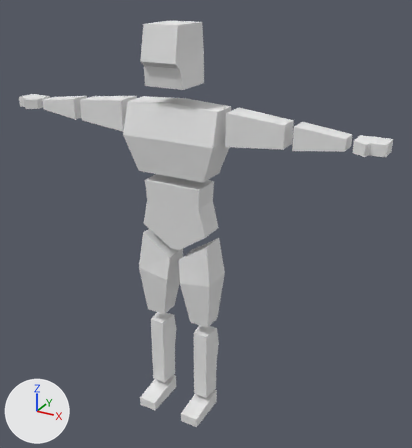
The Blender file Models/runner_verylowpoly.basicshape.blend: old version first, new version second.
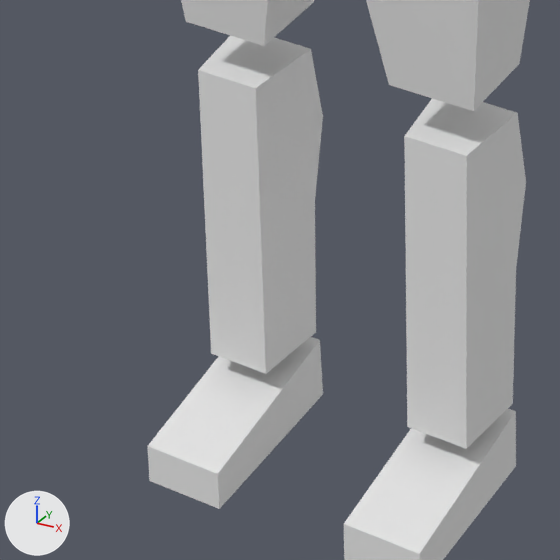
Each version is shown whole from a 50 mm lens placed at (7.17, -11.65, 11.68), pointed at (0.59, 0.3, 5.7), then close up on the part from 27% to 55% of the width and 68% to 94% of the height. Lighting does not change. The marker at lower left points along +X, +Y and +Z.
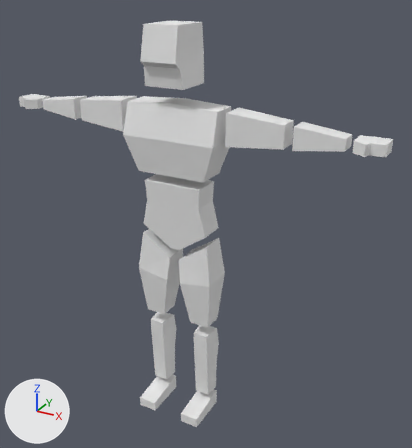
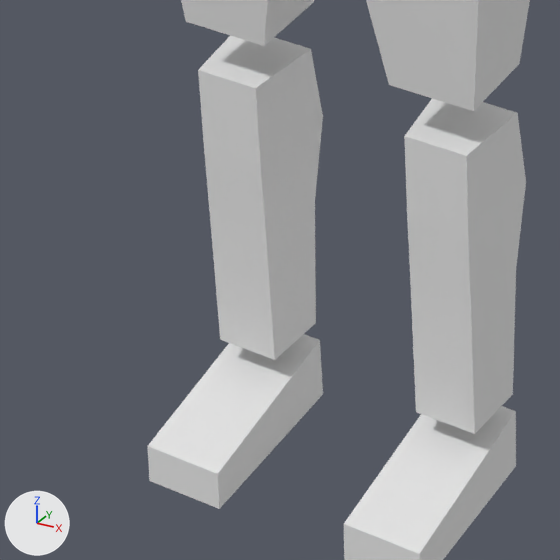
Pixel boxes [x1, y1, x2, y2] of what changed, in the close-ups (560 x 560 px; the box of a moved part takes in the faces that stretch with it):
'Cube', reshaped, modifiers changed
    both: [147, 0, 530, 560]
part 1 of me_cube, added
    after: [147, 334, 323, 509]
part 2 of me_cube, added
    after: [198, 36, 323, 360]
part 3 of me_cube, moved or reshaped
    before: [198, 49, 526, 449]
    after: [404, 113, 526, 434]

Patch to the scene script:
```diff
--- a/Models/runner_verylowpoly.basicshape.blend.py
+++ b/Models/runner_verylowpoly.basicshape.blend.py
@@ me_cube @@
 # used by ob_cube; location = (0.0, 0.0, 0.0)
 # verts and faces of me_cube; kept vertices keep their numbers, new ones are numbered from 114
 # before: 83 (0.96, 0.24, 0.53) at pixel (512, 403), 85 (0.91, -0.25, 0.53) at pixel (466, 448), 87 (0.44, 0.24, 0.53), 89 (0.5, -0.25, 0.53) at pixel (407, 426), 91 (0.5, -0.25, 1.51) at pixel (406, 294)
 # before: 93 (0.91, -0.25, 1.51) at pixel (466, 315), 94 (0.5, -0.25, 2.07) at pixel (405, 216), 97 (0.91, -0.25, 2.07) at pixel (466, 236)
-me_cube.from_pydata(...)  # 114 vertices, 92 faces; spans x 0.0..5.01, y -0.9..0.49, z 0.0..10.66
+me_cube.from_pydata(...)  # 208 vertices, 181 faces; spans x -5.01..5.01, y -0.9..0.49, z 0.0..10.66
+# me_cube part 1: the loose piece of 8 vertices spanning x 0.44..0.96, y -0.9..0.3, z 0.0..0.44 is copied, and the copy is mirrored in x about the mesh origin; it spans x -0.96..-0.44, y -0.9..0.3, z 0.0..0.44
+# me_cube part 2: a new loose piece of 16 vertices spanning x -0.96..-0.44, y -0.25..0.39, z 0.57..2.62, in mat_material (white #e7e7e7)
+# me_cube part 3
+verts[83] = (0.96, 0.24, 0.61)  # moved, pixel (512, 394)
+verts[87] = (0.44, 0.24, 0.61)  # moved
+verts[85] = (0.91, -0.14, 0.57)  # moved, pixel (474, 434)
+verts[89] = (0.5, -0.14, 0.57)  # moved, pixel (416, 412)
+verts[91] = (0.5, -0.19, 1.51)  # moved, pixel (410, 288)
+verts[93] = (0.91, -0.19, 1.51)  # moved, pixel (471, 309)
+verts[94] = (0.5, -0.23, 2.07)  # moved, pixel (407, 214)
+verts[97] = (0.91, -0.23, 2.07)  # moved, pixel (468, 234)
 me_cube.materials.append(mat_material)
@@ ob_cube @@
 ob_cube.location = (0.0, 0.0, 0.0)
-_m = ob_cube.modifiers.new('Mirror', 'MIRROR')
-_m.use_clip = True
```
